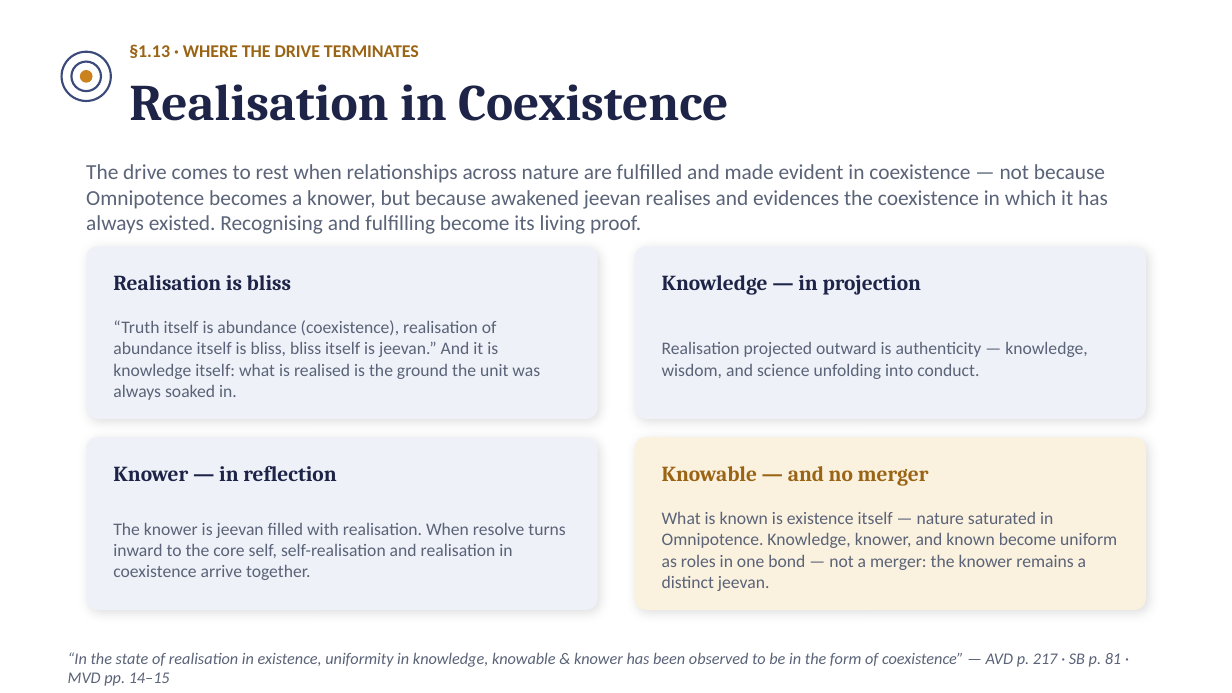
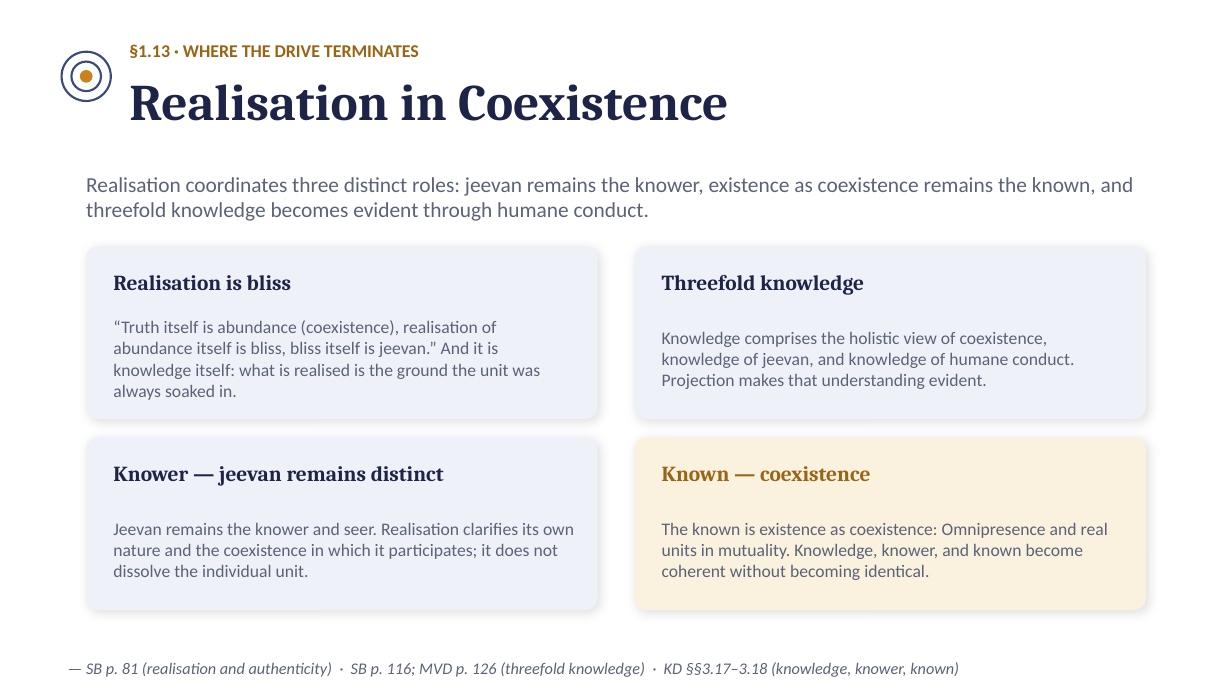
Before and after one commit to raghavamohan/AnalyticMadhyasthDarshan, a slide deck: slide 24 of Studies/The-Ontology-of-Coexistence/The-Ontology-of-Existence-Madhyasth-Darshan.pptx. Drawn at 1232x693 pixels with LibreOffice and Linux fonts; fonts in the diff are those of the drawing. Boxes give left, top, right and bottom in pixels: in the first picture for what was removed or moved away, otherwise in the second. Text is boxed around its words. In the diff, an @@ line names an element or a change of style, - is before the commit and + after.

```diff
--- a/Studies/The-Ontology-of-Coexistence/The-Ontology-of-Existence-Madhyasth-Darshan.pptx
+++ b/Studies/The-Ontology-of-Coexistence/The-Ontology-of-Existence-Madhyasth-Darshan.pptx
@@ text at box(86, 177, 1134, 221): text changed @@
-The drive comes to rest when relationships across nature are fulfilled and made evident in coexistence — not because Omnipotence becomes a knower, but because awakened jeevan realises and evidences the coexistence in which it has always existed. Recognising and fulfilling become its living proof.
+Realisation coordinates three distinct roles: jeevan remains the knower, existence as coexistence remains the known, and threefold knowledge becomes evident through humane conduct.
@@ text at box(662, 275, 864, 295): text changed @@
-Knowledge — in projection
+Threefold knowledge
@@ text at box(662, 332, 1074, 389): text changed @@
-Realisation projected outward is authenticity — knowledge, wisdom, and science unfolding into conduct.
+Knowledge comprises the holistic view of coexistence, knowledge of jeevan, and knowledge of humane conduct. Projection makes that understanding evident.
@@ text at box(113, 466, 444, 486): text changed @@
-Knower — in reflection
+Knower — jeevan remains distinct
@@ text at box(662, 466, 870, 481): text changed @@
-Knowable — and no merger
+Known — coexistence
@@ text at box(113, 523, 574, 577): text changed @@
-The knower is jeevan filled with realisation. When resolve turns inward to the core self, self-realisation and realisation in coexistence arrive together.
+Jeevan remains the knower and seer. Realisation clarifies its own nature and the coexistence in which it participates; it does not dissolve the individual unit.
@@ text at box(662, 523, 1108, 580): text changed @@
-What is known is existence itself — nature saturated in Omnipotence. Knowledge, knower, and known become uniform as roles in one bond — not a merger: the knower remains a distinct jeevan.
+The known is existence as coexistence: Omnipresence and real units in mutuality. Knowledge, knower, and known become coherent without becoming identical.
@@ text at box(86, 662, 959, 677): text changed @@
-“In the state of realisation in existence, uniformity in knowledge, knowable & knower has been observed to be in the form of coexistence” — AVD p. 217 · SB p. 81 · MVD pp. 14–15
+— SB p. 81 (realisation and authenticity) · SB p. 116; MVD p. 126 (threefold knowledge) · KD §§3.17–3.18 (knowledge, knower, known)
```
Also in this commit, not shown: 1 other slide changed, 5 other files.
